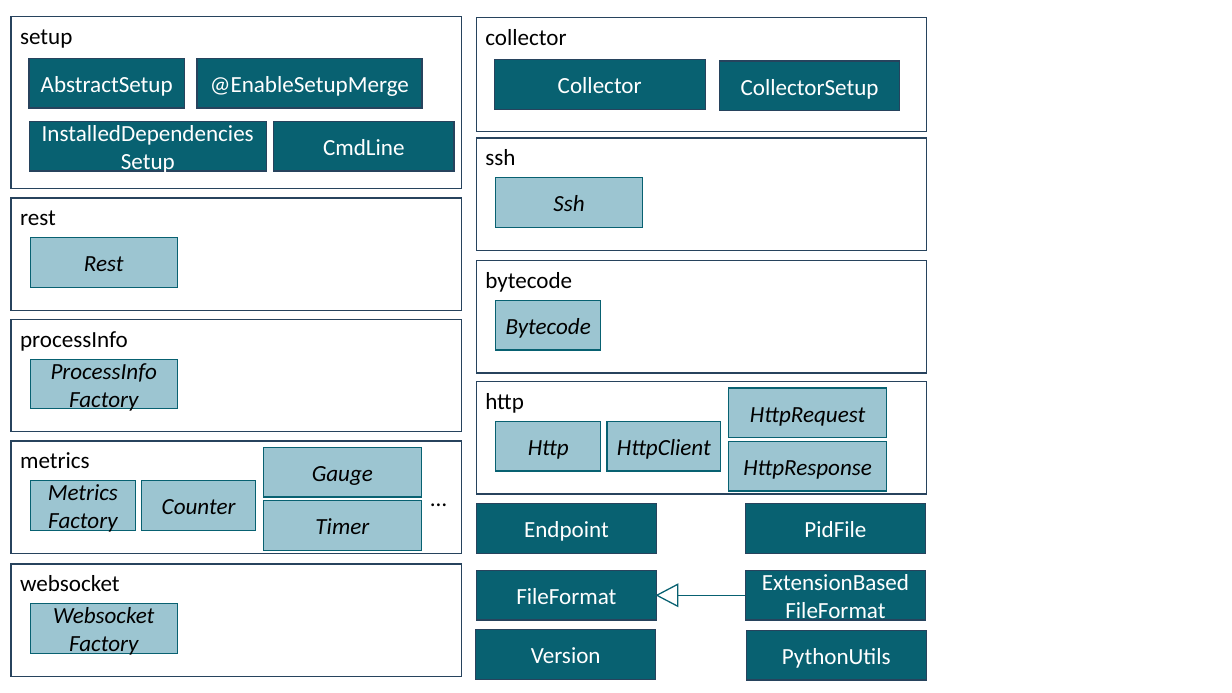
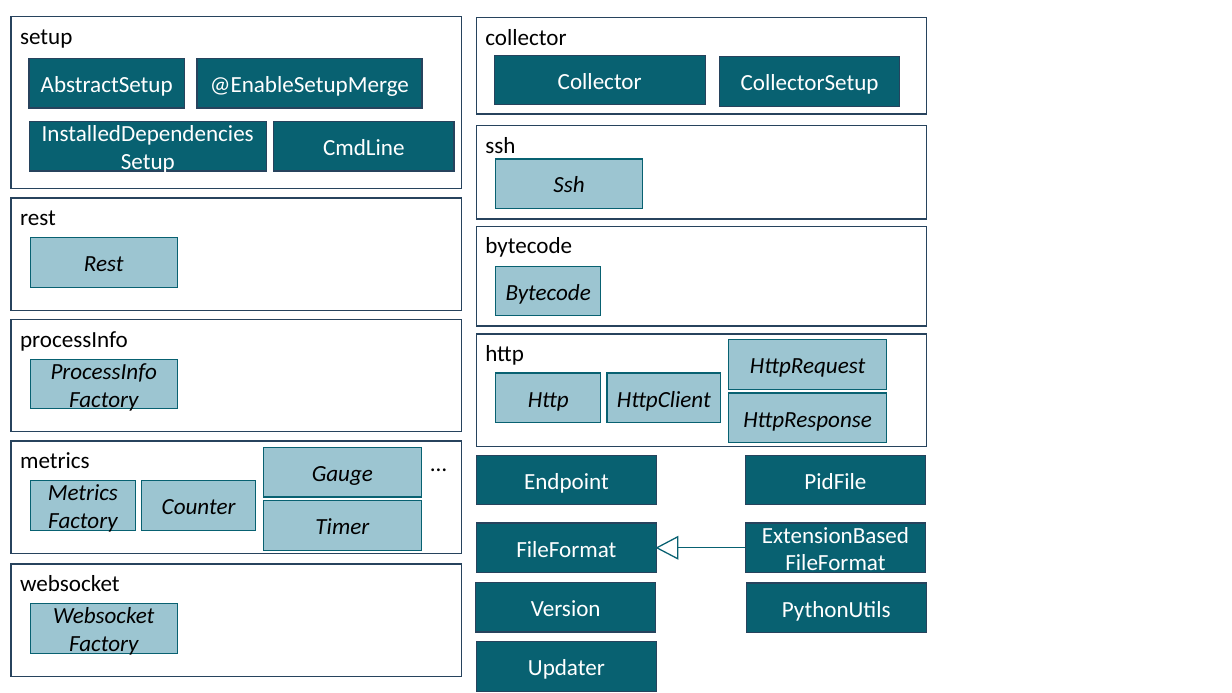
Before and after one commit to iip-ecosphere/platform, a slide deck: slide 4 of platform/documentation/src/HandbookFigures.pptx. Drawn at 1232x693 pixels with LibreOffice and Linux fonts; fonts in the diff are those of the drawing. Boxes give left, top, right and bottom in pixels: in the first picture for what was removed or moved away, otherwise in the second. Text is boxed around its words. In the diff, an @@ line names an element or a change of style, - is before the commit and + after.

```diff
--- a/platform/documentation/src/HandbookFigures.pptx
+++ b/platform/documentation/src/HandbookFigures.pptx
@@ rectangle "collector": place and size @@
-rectangle "collector" at box(476, 18, 926, 131)
+rectangle "collector" at box(476, 18, 926, 114)
@@ rectangle "Collector": place and size @@
-rectangle "Collector" at box(494, 60, 705, 110)
+rectangle "Collector" at box(494, 55, 705, 105)
@@ rectangle "CollectorSetup": place and size @@
-rectangle "CollectorSetup" at box(720, 61, 900, 111)
+rectangle "CollectorSetup" at box(720, 56, 900, 106)
@@ rectangle "ssh": place and size @@
-rectangle "ssh" at box(476, 138, 926, 250)
+rectangle "ssh" at box(476, 126, 926, 219)
@@ rectangle "Ssh": place and size @@
-rectangle "Ssh" at box(495, 177, 642, 227)
+rectangle "Ssh" at box(495, 159, 642, 209)
@@ rectangle "bytecode": place and size @@
-rectangle "bytecode" at box(476, 261, 926, 373)
+rectangle "bytecode" at box(476, 226, 926, 326)
@@ rectangle "Bytecode": place and size @@
-rectangle "Bytecode" at box(495, 300, 601, 350)
+rectangle "Bytecode" at box(495, 266, 601, 316)
@@ text "…": place and size @@
-text "…" at box(421, 480, 457, 517)
+text "…" at box(421, 445, 457, 482)
@@ 8 rectangles, 1 triangle: place and size @@
-8 rectangles, 1 triangle at box(476, 382, 926, 680)
+8 rectangles, 1 triangle at box(476, 334, 926, 632)
@@ 3 rectangles, 1 line: place and size @@
-3 rectangles, 1 line at box(476, 570, 927, 680)
+3 rectangles, 1 line at box(476, 523, 927, 633)
@@ rectangle added at box(476, 641, 656, 691), fill #086171, outline #28445D 1 pt, 18 pt, text #FFFFFF @@
+Updater
```
Also in this commit, not shown: 3 other files.
